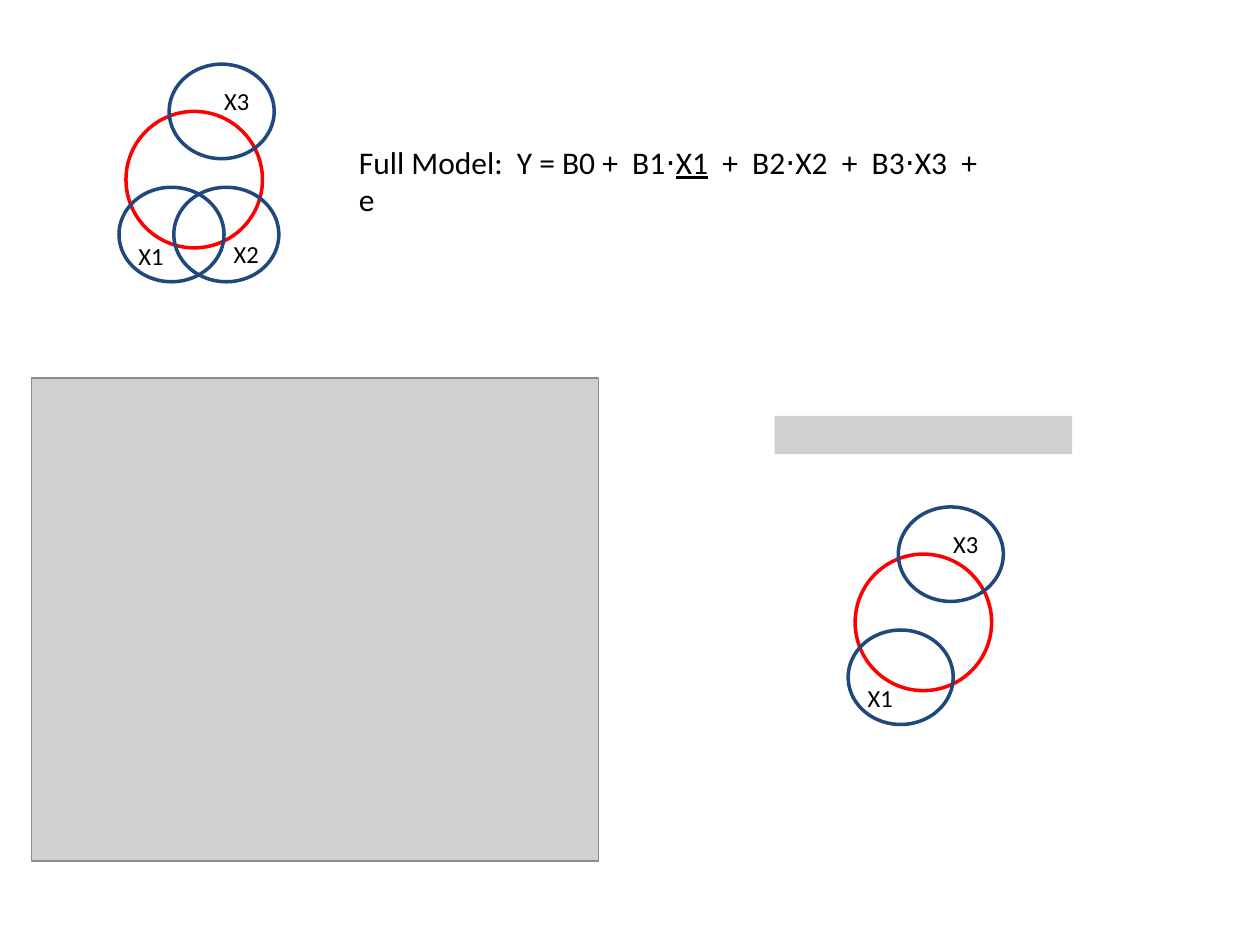
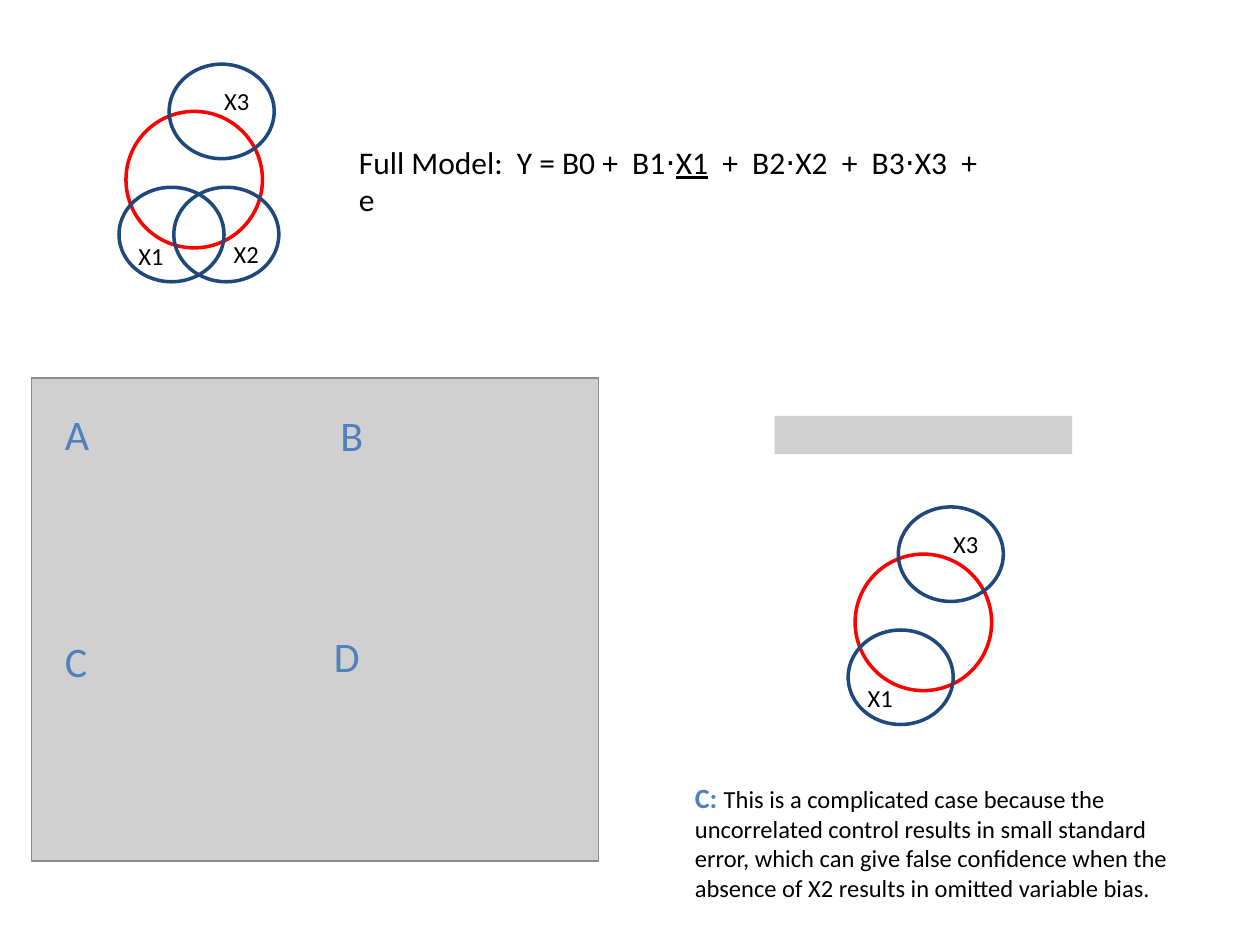
Before and after one commit to DS4PS/cpp-523-fall-2019, a slide deck: slide 6 of lectures/taxonomy-of-control-variables.pptx. Drawn at 1260x945 pixels with LibreOffice and Linux fonts; fonts in the diff are those of the drawing; grey boxes stand for pictures. Boxes give left, top, right and bottom in pixels: in the first picture for what was removed or moved away, otherwise in the second. Text is boxed around its words. In the diff, an @@ line names an element or a change of style, - is before the commit and + after.

```diff
--- a/lectures/taxonomy-of-control-variables.pptx
+++ b/lectures/taxonomy-of-control-variables.pptx
@@ text added at (65,423,89,450), 24 pt, text #4F81BD @@
+A
@@ text added at (340,424,363,451), 24 pt, text #4F81BD @@
+B
@@ text added at (65,650,87,677), 24 pt, text #4F81BD @@
+C
@@ text added at (334,645,360,672), 24 pt, text #4F81BD @@
+D
@@ text added at (695,789,1166,898), 14 pt, text #000000 @@
+C: This is a complicated case because the uncorrelated control results in small standard error, which can give false confidence when the absence of X2 results in omitted variable bias.
```
Also in this commit, not shown: 4 other slides changed, 4 other files.
